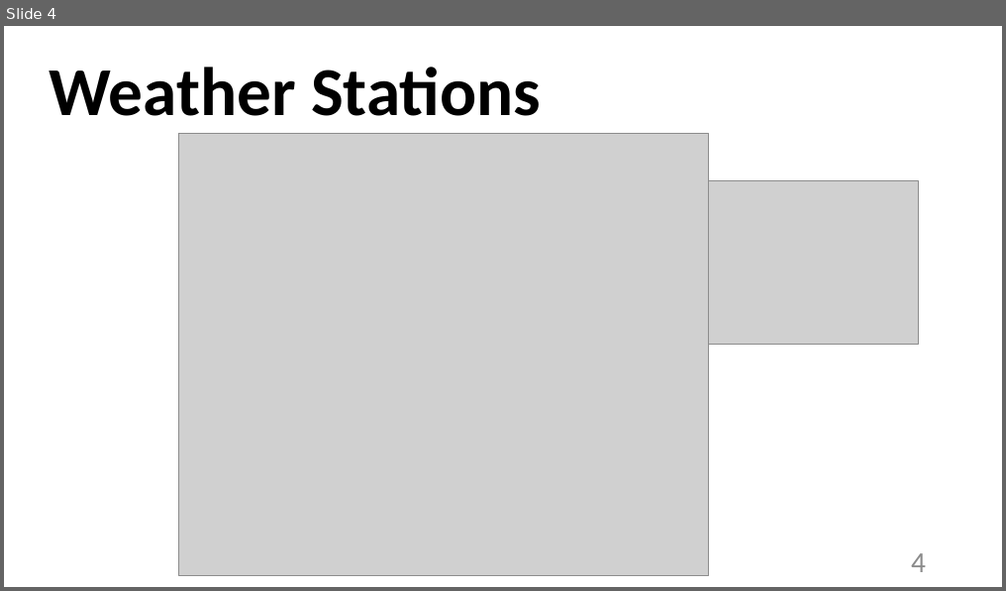
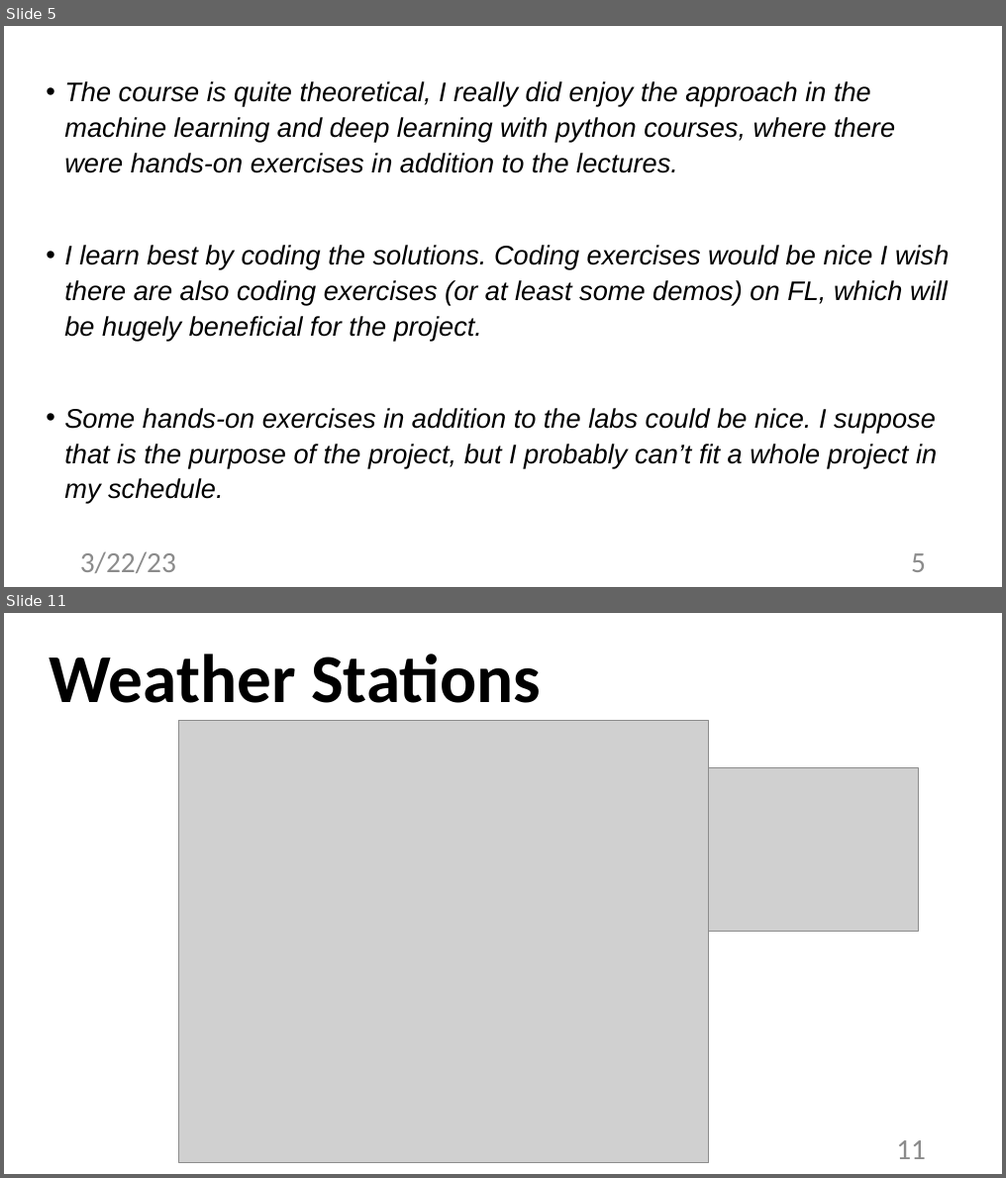
Before and after one commit to alexjungaalto/FederatedLearning, a slide deck: slides/CS-E4740_FLDesignPrinciple.pptx. Shown one above the other, each under a label of ours: slide 4 before the commit, slides 5 and 11 after it; the slides between them are not shown. The pictures are 1006x591 and 1006x1178 pixels, drawn with LibreOffice and Linux fonts; fonts in the diff are those of the drawing; grey boxes stand for pictures. Boxes give left, top, right and bottom in pixels: in the first picture for what was removed or moved away, otherwise in the second. Text is boxed around its words. In the diff, an @@ line names an element or a change of style, - is before the commit and + after.

```diff
--- a/slides/CS-E4740_FLDesignPrinciple.pptx
+++ b/slides/CS-E4740_FLDesignPrinciple.pptx
@@ slide 5 added at <box>4,26,1002,587</box>, background #FFFFFF @@
@@ text added at <box>64,81,948,503</box>, 25.9 pt, text #000000, italic @@
+• The course is quite theoretical, I really did enjoy the approach in the machine learning and deep learning with python courses, where there were hands-on exercises in addition to the lectures.
+• I learn best by coding the solutions. Coding exercises would be nice I wish there are also coding exercises (or at least some demos) on FL, which will be hugely beneficial for the project.
+• Some hands-on exercises in addition to the labs could be nice. I suppose that is the purpose of the project, but I probably can’t fit a whole project in my schedule.
@@ text added at <box>80,552,176,573</box>, 28 pt, text #8C8C8C @@
+3/22/23
@@ page number added at <box>911,554,926,572</box>, 28 pt, text #8C8C8C @@
+5
@@ what was slide 4 is now slide 11 @@
@@ page number at <box>896,1141,926,1159</box>: text changed @@
-4
+11
```
Also in this commit, not shown: 36 slides changed, 6 other slides added, 2 other files.
